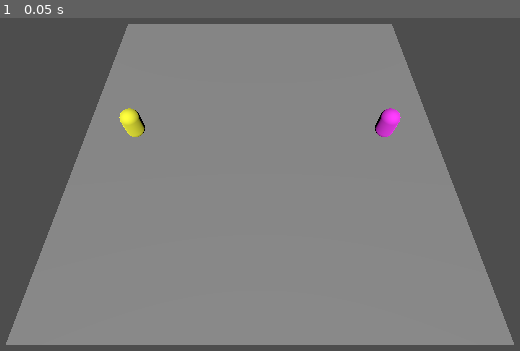
Above: before the commit, frame 1.
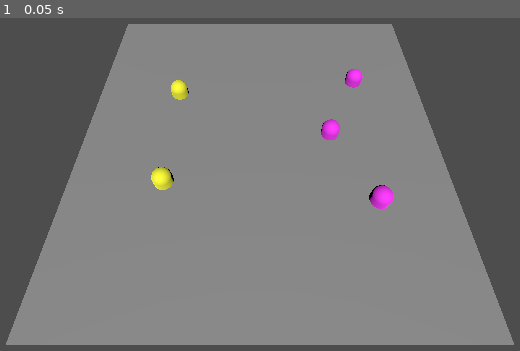
Above: after the commit, the same moment.

Repository: LordArugula/tb-rpg-godot
Game: Godot game, scene res://scenes/main.tscn
The game is run twice, just before and just after one commit, with the same random seed, the same clock (stepped at 60 frames per second) and the same inputs.
Inputs:
- Up to frame 1 (0.05 s): no input

The runs differ from the first frame. In frame 1, 1.6% of the frame differs, in the area x 22-78%, y 15-58%.

Commit message:
make abilities their own scenes

Diff:
--- /dev/null
+++ b/scenes/abilities/attack.tscn
@@ -0,0 +1,21 @@
+[gd_scene load_steps=5 format=3 uid="uid://cex05ence715t"]
+
+[ext_resource type="Script" uid="uid://vcny821ran3" path="res://scripts/abilities/ability_controller.gd" id="1_837qt"]
+[ext_resource type="Script" uid="uid://d1plas3actgj3" path="res://scripts/abilities/targets/ability_target_controller.gd" id="2_qor4t"]
+[ext_resource type="Script" uid="uid://dohwmvk8edwkg" path="res://scripts/abilities/effects/damage_effect.gd" id="3_i3ljx"]
+[ext_resource type="Script" uid="uid://b6aowqjk0uj11" path="res://scripts/abilities/targets/enemy_target_filter.gd" id="3_qor4t"]
+
+[node name="Attack" type="Node"]
+script = ExtResource("1_837qt")
+
+[node name="AbilityTargetController" type="Node" parent="."]
+script = ExtResource("2_qor4t")
+metadata/_custom_type_script = "uid://d1plas3actgj3"
+
+[node name="EnemyTargetFilter" type="Node" parent="AbilityTargetController"]
+script = ExtResource("3_qor4t")
+
+[node name="DamageEffect" type="Node" parent="."]
+script = ExtResource("3_i3ljx")
+amount = 10.0
+metadata/_custom_type_script = "uid://dohwmvk8edwkg"
--- /dev/null
+++ b/scenes/abilities/heal.tscn
@@ -0,0 +1,22 @@
+[gd_scene load_steps=5 format=3 uid="uid://bno65s5ytyoq4"]
+
+[ext_resource type="Script" uid="uid://vcny821ran3" path="res://scripts/abilities/ability_controller.gd" id="1_74pk7"]
+[ext_resource type="Script" uid="uid://d1plas3actgj3" path="res://scripts/abilities/targets/ability_target_controller.gd" id="2_nx5q6"]
+[ext_resource type="Script" uid="uid://j8er6obunt7a" path="res://scripts/abilities/effects/heal_effect.gd" id="3_3d25j"]
+[ext_resource type="Script" uid="uid://tprcgudd62qu" path="res://scripts/abilities/targets/ally_target_filter.gd" id="3_nx5q6"]
+
+[node name="Heal" type="Node"]
+script = ExtResource("1_74pk7")
+metadata/_custom_type_script = "uid://vcny821ran3"
+
+[node name="AbilityTargetController" type="Node" parent="."]
+script = ExtResource("2_nx5q6")
+metadata/_custom_type_script = "uid://d1plas3actgj3"
+
+[node name="AllyTargetFilter" type="Node" parent="AbilityTargetController"]
+script = ExtResource("3_nx5q6")
+
+[node name="HealEffect" type="Node" parent="."]
+script = ExtResource("3_3d25j")
+amount = 10.0
+metadata/_custom_type_script = "uid://dhsvcrrywnjwu"
--- a/scenes/character_a.tscn
+++ /dev/null
@@ -1,35 +0,0 @@
-[gd_scene load_steps=8 format=3 uid="uid://dgcsda3cijeif"]
-
-[ext_resource type="PackedScene" uid="uid://c1u2hxwl6r15i" path="res://scenes/character.tscn" id="1_j2cp4"]
-[ext_resource type="Script" uid="uid://vcny821ran3" path="res://scripts/abilities/ability_controller.gd" id="2_woyp2"]
-[ext_resource type="Script" uid="uid://dohwmvk8edwkg" path="res://scripts/abilities/effects/damage_effect.gd" id="3_br84i"]
-[ext_resource type="Script" uid="uid://d1plas3actgj3" path="res://scripts/abilities/targets/ability_target_controller.gd" id="3_ef12s"]
-[ext_resource type="Script" uid="uid://c8dtxa5dpbjkh" path="res://scripts/stats/stat_controller.gd" id="4_w34w8"]
-
-[sub_resource type="StandardMaterial3D" id="StandardMaterial3D_odekq"]
-albedo_color = Color(1, 1, 0.215686, 1)
-
-[sub_resource type="CapsuleMesh" id="CapsuleMesh_rdqci"]
-material = SubResource("StandardMaterial3D_odekq")
-
-[node name="ActorController" instance=ExtResource("1_j2cp4")]
-
-[node name="MeshInstance3D" parent="CharacterBody3D/Pivot" index="0"]
-mesh = SubResource("CapsuleMesh_rdqci")
-
-[node name="Attack" type="Node" parent="AbilitySet" index="0"]
-script = ExtResource("2_woyp2")
-
-[node name="AbilityTargetController" type="Node" parent="AbilitySet/Attack" index="0"]
-script = ExtResource("3_ef12s")
-metadata/_custom_type_script = "uid://d1plas3actgj3"
-
-[node name="DamageEffect" type="Node" parent="AbilitySet/Attack" index="1"]
-script = ExtResource("3_br84i")
-amount = 10.0
-metadata/_custom_type_script = "uid://dohwmvk8edwkg"
-
-[node name="Health" type="Node" parent="StatSet" index="0"]
-script = ExtResource("4_w34w8")
-base_value = 100.0
-metadata/_custom_type_script = "uid://c8dtxa5dpbjkh"
--- a/scenes/character_b.tscn
+++ /dev/null
@@ -1,49 +0,0 @@
-[gd_scene load_steps=9 format=3 uid="uid://uka01qjj1jym"]
-
-[ext_resource type="PackedScene" uid="uid://c1u2hxwl6r15i" path="res://scenes/character.tscn" id="1_g3mik"]
-[ext_resource type="Script" uid="uid://vcny821ran3" path="res://scripts/abilities/ability_controller.gd" id="2_2ben8"]
-[ext_resource type="Script" uid="uid://d1plas3actgj3" path="res://scripts/abilities/targets/ability_target_controller.gd" id="3_6k3rp"]
-[ext_resource type="Script" uid="uid://dohwmvk8edwkg" path="res://scripts/abilities/effects/damage_effect.gd" id="3_8t7fw"]
-[ext_resource type="Script" uid="uid://c8dtxa5dpbjkh" path="res://scripts/stats/stat_controller.gd" id="4_8t7fw"]
-[ext_resource type="Script" uid="uid://j8er6obunt7a" path="res://scripts/abilities/effects/heal_effect.gd" id="4_lbo0s"]
-
-[sub_resource type="StandardMaterial3D" id="StandardMaterial3D_dxpkv"]
-albedo_color = Color(1, 0.215686, 1, 1)
-
-[sub_resource type="CapsuleMesh" id="CapsuleMesh_nnuga"]
-material = SubResource("StandardMaterial3D_dxpkv")
-
-[node name="ActorController" instance=ExtResource("1_g3mik")]
-
-[node name="MeshInstance3D" parent="CharacterBody3D/Pivot" index="0"]
-mesh = SubResource("CapsuleMesh_nnuga")
-
-[node name="Attack" type="Node" parent="AbilitySet" index="0"]
-script = ExtResource("2_2ben8")
-
-[node name="AbilityTargetController" type="Node" parent="AbilitySet/Attack" index="0"]
-script = ExtResource("3_6k3rp")
-metadata/_custom_type_script = "uid://d1plas3actgj3"
-
-[node name="DamageEffect" type="Node" parent="AbilitySet/Attack" index="1"]
-script = ExtResource("3_8t7fw")
-amount = 10.0
-metadata/_custom_type_script = "uid://dohwmvk8edwkg"
-
-[node name="Heal" type="Node" parent="AbilitySet" index="1"]
-script = ExtResource("2_2ben8")
-metadata/_custom_type_script = "uid://vcny821ran3"
-
-[node name="AbilityTargetController" type="Node" parent="AbilitySet/Heal" index="0"]
-script = ExtResource("3_6k3rp")
-metadata/_custom_type_script = "uid://d1plas3actgj3"
-
-[node name="HealEffect" type="Node" parent="AbilitySet/Heal" index="1"]
-script = ExtResource("4_lbo0s")
-amount = 10.0
-metadata/_custom_type_script = "uid://dhsvcrrywnjwu"
-
-[node name="Health" type="Node" parent="StatSet" index="0"]
-script = ExtResource("4_8t7fw")
-base_value = 100.0
-metadata/_custom_type_script = "uid://c8dtxa5dpbjkh"
--- /dev/null
+++ b/scenes/characters/character_a.tscn
@@ -0,0 +1,43 @@
+[gd_scene load_steps=6 format=3 uid="uid://dgcsda3cijeif"]
+
+[ext_resource type="PackedScene" uid="uid://c1u2hxwl6r15i" path="res://scenes/characters/character.tscn" id="1_j2cp4"]
+[ext_resource type="PackedScene" uid="uid://cex05ence715t" path="res://scenes/abilities/attack.tscn" id="2_1fdca"]
+[ext_resource type="Script" uid="uid://c8dtxa5dpbjkh" path="res://scripts/stats/stat_controller.gd" id="4_w34w8"]
+
+[sub_resource type="StandardMaterial3D" id="StandardMaterial3D_odekq"]
+albedo_color = Color(1, 1, 0.215686, 1)
+
+[sub_resource type="CapsuleMesh" id="CapsuleMesh_rdqci"]
+material = SubResource("StandardMaterial3D_odekq")
+
+[node name="ActorController" instance=ExtResource("1_j2cp4")]
+
+[node name="MeshInstance3D" parent="CharacterBody3D/Pivot" index="0"]
+mesh = SubResource("CapsuleMesh_rdqci")
+
+[node name="Attack" parent="AbilitySet" index="0" instance=ExtResource("2_1fdca")]
+
+[node name="Health" type="Node" parent="StatSet" index="0"]
+script = ExtResource("4_w34w8")
+base_value = 100.0
+metadata/_custom_type_script = "uid://c8dtxa5dpbjkh"
+
+[node name="MaxHealth" type="Node" parent="StatSet" index="1"]
+script = ExtResource("4_w34w8")
+base_value = 100.0
+metadata/_custom_type_script = "uid://c8dtxa5dpbjkh"
+
+[node name="Level" type="Node" parent="StatSet" index="2"]
+script = ExtResource("4_w34w8")
+base_value = 5.0
+metadata/_custom_type_script = "uid://c8dtxa5dpbjkh"
+
+[node name="Attack" type="Node" parent="StatSet" index="3"]
+script = ExtResource("4_w34w8")
+base_value = 10.0
+metadata/_custom_type_script = "uid://c8dtxa5dpbjkh"
+
+[node name="Defense" type="Node" parent="StatSet" index="4"]
+script = ExtResource("4_w34w8")
+base_value = 10.0
+metadata/_custom_type_script = "uid://c8dtxa5dpbjkh"
--- /dev/null
+++ b/scenes/characters/character_b.tscn
@@ -0,0 +1,48 @@
+[gd_scene load_steps=7 format=3 uid="uid://uka01qjj1jym"]
+
+[ext_resource type="PackedScene" uid="uid://c1u2hxwl6r15i" path="res://scenes/characters/character.tscn" id="1_g3mik"]
+[ext_resource type="PackedScene" uid="uid://cex05ence715t" path="res://scenes/abilities/attack.tscn" id="2_mqsx0"]
+[ext_resource type="PackedScene" uid="uid://bno65s5ytyoq4" path="res://scenes/abilities/heal.tscn" id="3_q8g25"]
+[ext_resource type="Script" uid="uid://c8dtxa5dpbjkh" path="res://scripts/stats/stat_controller.gd" id="4_8t7fw"]
+
+[sub_resource type="StandardMaterial3D" id="StandardMaterial3D_dxpkv"]
+albedo_color = Color(1, 0.215686, 1, 1)
+
+[sub_resource type="CapsuleMesh" id="CapsuleMesh_nnuga"]
+material = SubResource("StandardMaterial3D_dxpkv")
+
+[node name="ActorController" instance=ExtResource("1_g3mik")]
+
+[node name="MeshInstance3D" parent="CharacterBody3D/Pivot" index="0"]
+mesh = SubResource("CapsuleMesh_nnuga")
+
+[node name="Attack" parent="AbilitySet" index="0" instance=ExtResource("2_mqsx0")]
+
+[node name="Heal" parent="AbilitySet" index="1" instance=ExtResource("3_q8g25")]
+
+[node name="Health" type="Node" parent="StatSet" index="0"]
+script = ExtResource("4_8t7fw")
+metadata/_custom_type_script = "uid://c8dtxa5dpbjkh"
+
+[node name="MaxHealth" type="Node" parent="StatSet" index="1"]
+script = ExtResource("4_8t7fw")
+base_value = 100.0
+metadata/_custom_type_script = "uid://c8dtxa5dpbjkh"
+
+[node name="Level" type="Node" parent="StatSet" index="2"]
+script = ExtResource("4_8t7fw")
+base_value = 5.0
+metadata/_custom_type_script = "uid://c8dtxa5dpbjkh"
+
+[node name="Attack" type="Node" parent="StatSet" index="3"]
+script = ExtResource("4_8t7fw")
+base_value = 10.0
+metadata/_custom_type_script = "uid://c8dtxa5dpbjkh"
+
+[node name="Defense" type="Node" parent="StatSet" index="4"]
+script = ExtResource("4_8t7fw")
+base_value = 10.0
+metadata/_custom_type_script = "uid://c8dtxa5dpbjkh"
+
+[editable path="AbilitySet/Attack"]
+[editable path="AbilitySet/Heal"]
--- a/scenes/main.tscn
+++ b/scenes/main.tscn
@@ -2,8 +2,8 @@
 
 [ext_resource type="PackedScene" uid="uid://bstbupk84d55" path="res://scenes/environment.tscn" id="1_rchuw"]
 [ext_resource type="Script" uid="uid://djxf0bx482oy3" path="res://scripts/battle_manager.gd" id="2_wsbfn"]
-[ext_resource type="PackedScene" uid="uid://dgcsda3cijeif" path="res://scenes/character_a.tscn" id="3_4dikk"]
-[ext_resource type="PackedScene" uid="uid://uka01qjj1jym" path="res://scenes/character_b.tscn" id="4_k6v5f"]
+[ext_resource type="PackedScene" uid="uid://dgcsda3cijeif" path="res://scenes/characters/character_a.tscn" id="3_jyhfs"]
+[ext_resource type="PackedScene" uid="uid://uka01qjj1jym" path="res://scenes/characters/character_b.tscn" id="4_tbgi4"]
 
 [node name="Main" type="Node3D"]
 
@@ -18,8 +18,17 @@
 [node name="BattleManager" type="Node" parent="."]
 script = ExtResource("2_wsbfn")
 
-[node name="Character A" parent="BattleManager" instance=ExtResource("3_4dikk")]
-transform = Transform3D(1, 0, 0, 0, 1, 0, 0, 0, 1, -7, 1, 0)
+[node name="CharacterA" parent="BattleManager" instance=ExtResource("3_jyhfs")]
+transform = Transform3D(1, 0, 0, 0, 1, 0, 0, 0, 1, -5, 0, 3)
 
-[node name="Character B" parent="BattleManager" instance=ExtResource("4_k6v5f")]
-transform = Transform3D(1, 0, 0, 0, 1, 0, 0, 0, 1, 7, 1, 0)
+[node name="CharacterA2" parent="BattleManager" instance=ExtResource("3_jyhfs")]
+transform = Transform3D(1, 0, 0, 0, 1, 0, 0, 0, 1, -5, 0, -3)
+
+[node name="CharacterB" parent="BattleManager" instance=ExtResource("4_tbgi4")]
+transform = Transform3D(1, 0, 0, 0, 1, 0, 0, 0, 1, 4, 0, 0)
+
+[node name="CharacterB2" parent="BattleManager" instance=ExtResource("4_tbgi4")]
+transform = Transform3D(1, 0, 0, 0, 1, 0, 0, 0, 1, 6, 0, -4)
+
+[node name="CharacterB3" parent="BattleManager" instance=ExtResource("4_tbgi4")]
+transform = Transform3D(1, 0, 0, 0, 1, 0, 0, 0, 1, 6, 0, 4)
--- a/scripts/abilities/targets/ally_target_filter.gd
+++ b/scripts/abilities/targets/ally_target_filter.gd
@@ -1,8 +1,8 @@
 extends AbilityTargetFilter;
 
 func apply(actor: ActorController, actors: Array[ActorController]) -> Array[ActorController]:
-    return actors.filter(func(target): target == actor);
+	return actors.filter(func(target): target == actor);
 
 
 func matches(actor: ActorController, actors: Array[ActorController]) -> bool:
-    return actors.all(func(target): target == actor)
+	return actors.all(func(target): target == actor)
Renamed: scenes/character.tscn -> scenes/characters/character.tscn
Renamed: scripts/abilities/targets/enemy_target_filter copy.gd -> scripts/abilities/targets/enemy_target_filter.gd
Renamed: scripts/abilities/targets/enemy_target_filter copy.gd.uid -> scripts/abilities/targets/enemy_target_filter.gd.uid
